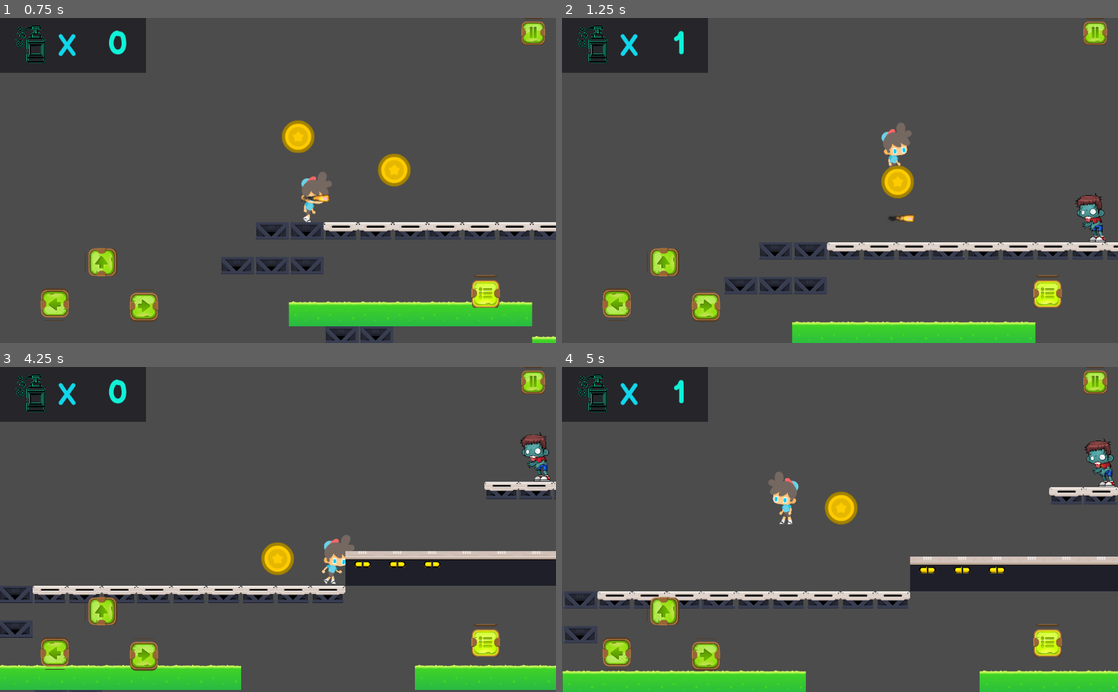
Above: before the commit, frames 1-4 (two rows, left to right).
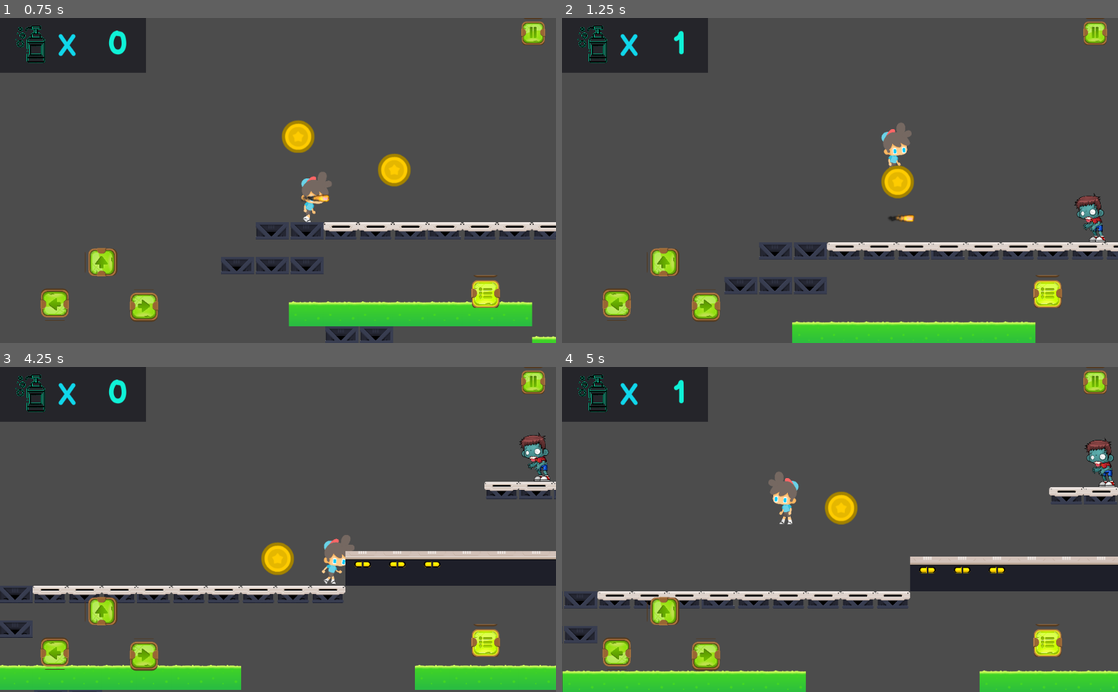
Above: after the commit, the same moments.

Repository: Sarath191181208/Covid-19
Game: Godot game, scene res://scenes/leve1.tscn
Two runs of this game, one before a commit and one after it. Both use one fixed random seed, a clock stepped at 60 frames per second and the inputs below. The project has no main scene, so this scene is started directly.
Inputs:
- Up to frame 1 (0.75 s): hold D (right) from 0.53 s (still down); tap Shift (fire) at 0.6 s
- Up to frame 2 (1.25 s): keep holding D (right); tap Up (jump) at 0.77 s
- Up to frame 3 (4.25 s): tap Shift (fire) every 0.75 s from 1.35 to 3.6 s; tap Up (jump) at 1.52, 3.02, 3.77 s; release D (right) at 2.03 s; hold A (left) 2.03-2.78 s; hold D (right) from 2.78 s (still down)
- Up to frame 4 (5 s): release D (right) at 4.28 s; hold A (left) from 4.28 s (still down); tap Shift (fire) at 4.35 s; tap Up (jump) at 4.52 s

Frame 1 is identical in both runs. In frame 2, 0.2% of the frame differs, in the area x 92-98%, y 53-67%; in frame 3, 0.2%, in the area x 93-99%, y 20-33%; in frame 4, 0.2%.

Commit message:
added snap

Diff:
--- a/project.godot
+++ b/project.godot
@@ -38,6 +38,7 @@
 "deadzone": 0.5,
 "events": [ Object(InputEventKey,"resource_local_to_scene":false,"resource_name":"","device":0,"alt":false,"shift":false,"control":false,"meta":false,"command":false,"pressed":false,"scancode":16777232,"unicode":0,"echo":false,"script":null)
 , Object(InputEventKey,"resource_local_to_scene":false,"resource_name":"","device":0,"alt":false,"shift":false,"control":false,"meta":false,"command":false,"pressed":false,"scancode":87,"unicode":0,"echo":false,"script":null)
+, Object(InputEventMouseButton,"resource_local_to_scene":false,"resource_name":"","device":0,"alt":false,"shift":false,"control":false,"meta":false,"command":false,"button_mask":0,"position":Vector2( 0, 0 ),"global_position":Vector2( 0, 0 ),"factor":1.0,"button_index":1,"pressed":false,"doubleclick":false,"script":null)
  ]
 }
 fire={
--- a/scenes/enemy.tscn
+++ b/scenes/enemy.tscn
@@ -18,7 +18,7 @@
 scale = Vector2( 0.2, 0.2 )
 frames = ExtResource( 1 )
 animation = "idle"
-frame = 9
+frame = 6
 playing = true
 flip_h = true
 
--- a/scenes/player.tscn
+++ b/scenes/player.tscn
@@ -129,7 +129,7 @@
 scale = Vector2( 0.199, 0.2 )
 frames = ExtResource( 1 )
 animation = "Idle"
-frame = 7
+frame = 2
 playing = true
 
 [node name="CollisionShape2D" type="CollisionShape2D" parent="."]
--- a/scripts/player.gd
+++ b/scripts/player.gd
@@ -6,7 +6,7 @@
 var coins = 0
 var velocity = Vector2(0,0)
 var coins_zero = false
-
+var snap = Vector2.ZERO
 const GRAVITY = 30
 const FIREBALL = preload("res://scenes/attack.tscn")
 # warning-ignore:unused_argument
@@ -32,6 +32,7 @@
 		$AnimatedSprite.play("Idle")
 	if Input.is_action_just_pressed("jump")&& is_on_floor():
 		velocity.y = JUMPFORCE
+
 	if Input.is_action_just_pressed("fire"):
 		if coins != 0 :
 			var fireball = FIREBALL.instance()
@@ -46,16 +47,19 @@
 			get_parent().add_child(fireball)
 			fireball.position = $Position2D.global_position
 	if not is_on_floor():
+		snap = Vector2.ZERO
 		$AnimatedSprite.play("jump")
+	else :
+		snap = Vector2.DOWN
 #Adding gravity to player this function runs about 60 times per second
 # 	=> body accelerates due to continious change in velocity
 	velocity.y = velocity.y + GRAVITY
 
 
 
+	velocity = move_and_slide_with_snap(velocity,snap,Vector2.UP)
+	velocity.x = lerp(velocity.x , 0 , 0.2)
 
-	velocity = move_and_slide(velocity,Vector2.UP)
-	velocity.x = lerp(velocity.x , 0 , 0.2)
 func addcoin():
 	coins += 1
 	_ready()
